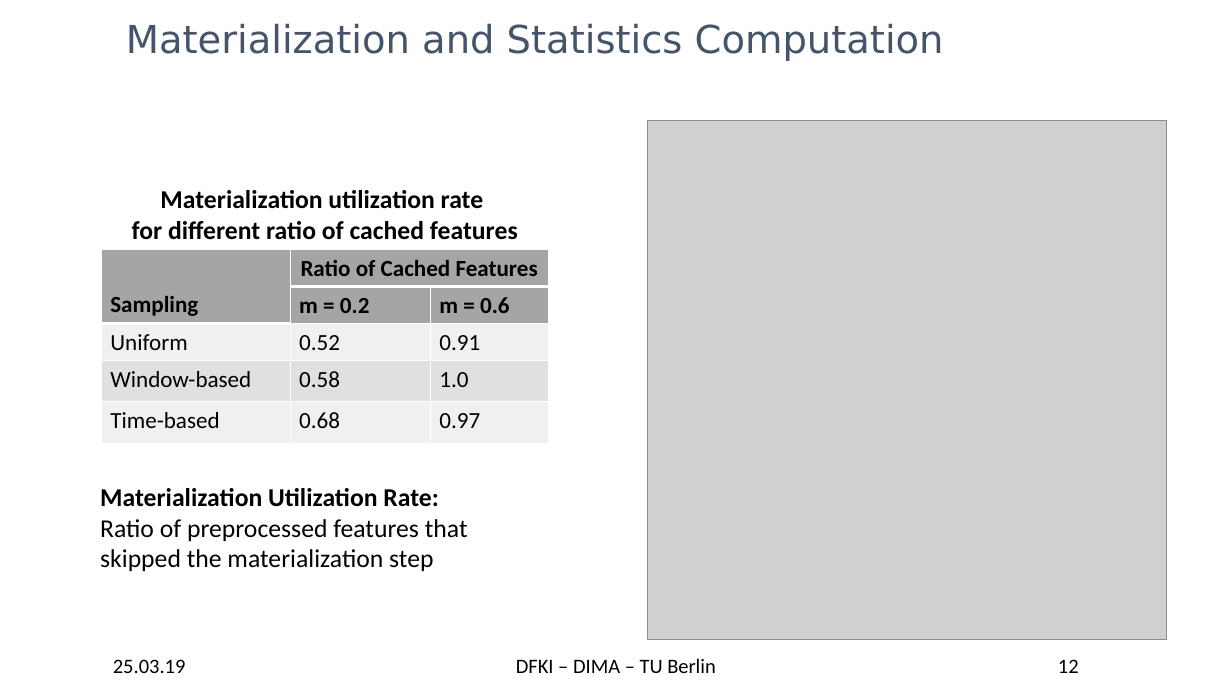
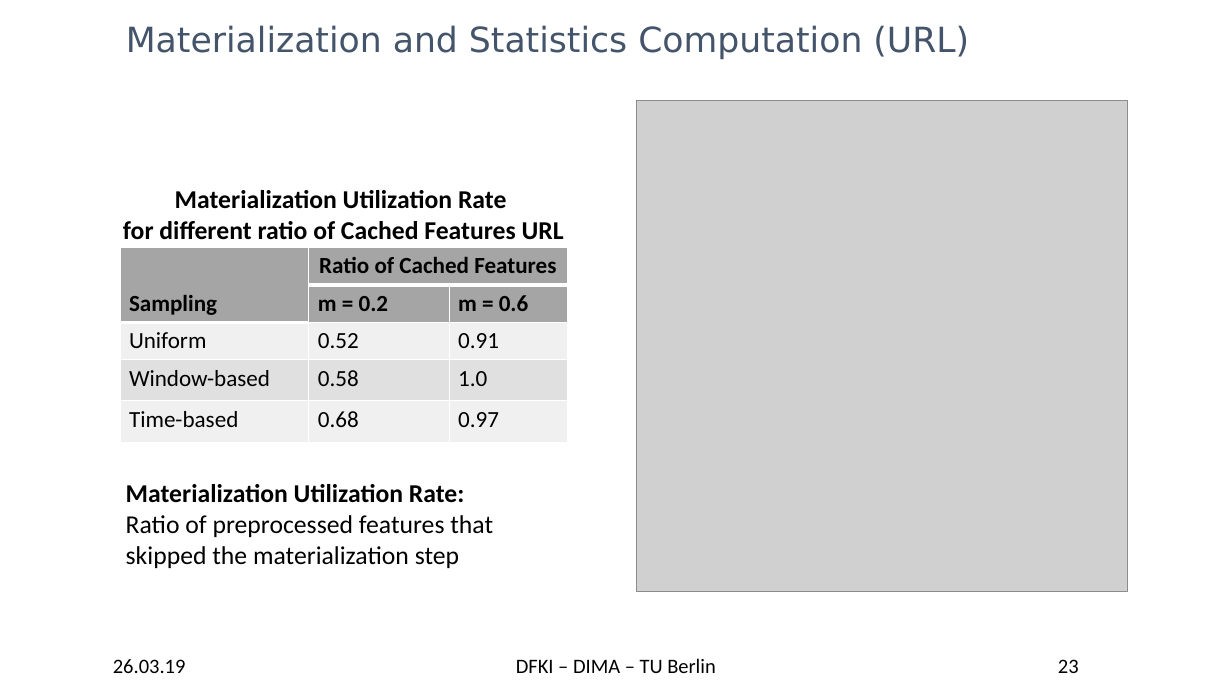
Before and after one commit to TU-Berlin-DIMA/continuous-pipeline-deployment, a slide deck: slide 23 of slides/edbt-2019/edbt-2019.pptx (slide 12 before the commit). Drawn at 1232x693 pixels with LibreOffice and Linux fonts; fonts in the diff are those of the drawing; grey boxes stand for pictures; background and template pictures are left out. Boxes give left, top, right and bottom in pixels: in the first picture for what was removed or moved away, otherwise in the second. Text is boxed around its words. In the diff, an @@ line names an element or a change of style, - is before the commit and + after.

```diff
--- a/slides/edbt-2019/edbt-2019.pptx
+++ b/slides/edbt-2019/edbt-2019.pptx
@@ title at bbox=[126, 25, 969, 59]: text changed; size 30 to 27 pt @@
-Materialization and Statistics Computation
+Materialization and Statistics Computation (URL)
@@ picture: place and size @@
-picture at bbox=[648, 120, 1167, 640]
+picture at bbox=[637, 101, 1128, 592]
@@ text at bbox=[123, 190, 564, 240]: text changed @@
-Materialization utilization rate
-for different ratio of cached features
+Materialization Utilization Rate
+for different ratio of Cached Features URL
@@ table: place and size @@
-table at bbox=[102, 250, 549, 443]
+table at bbox=[120, 248, 567, 441]
@@ text "Materialization Utilization Rate:": place and size @@
-text "Materialization Utilization Rate:" at bbox=[100, 488, 468, 571]
+text "Materialization Utilization Rate:" at bbox=[126, 484, 493, 568]
@@ text at bbox=[113, 659, 186, 673]: text changed @@
-25.03.19
+26.03.19
@@ page number at bbox=[1058, 659, 1079, 673]: text changed @@
-12
+23
```
Also in this commit, not shown: 29 other slides changed.
